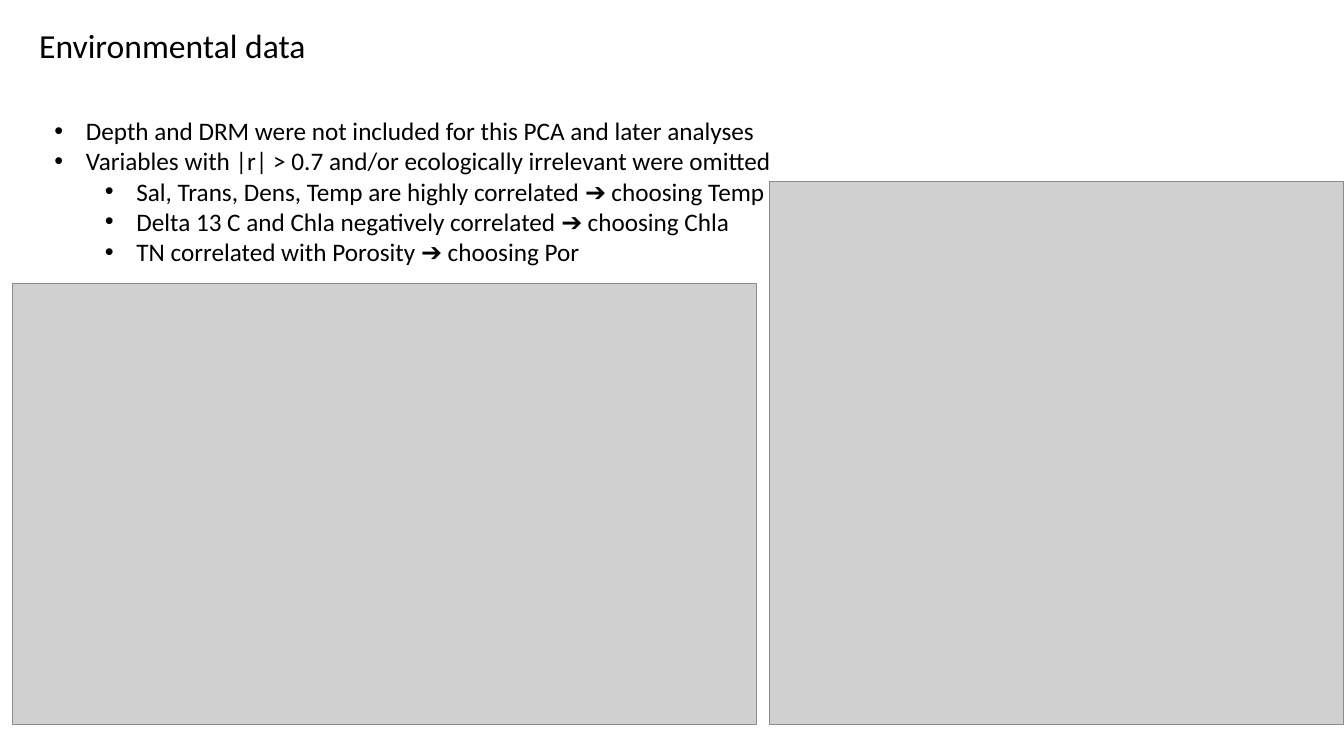
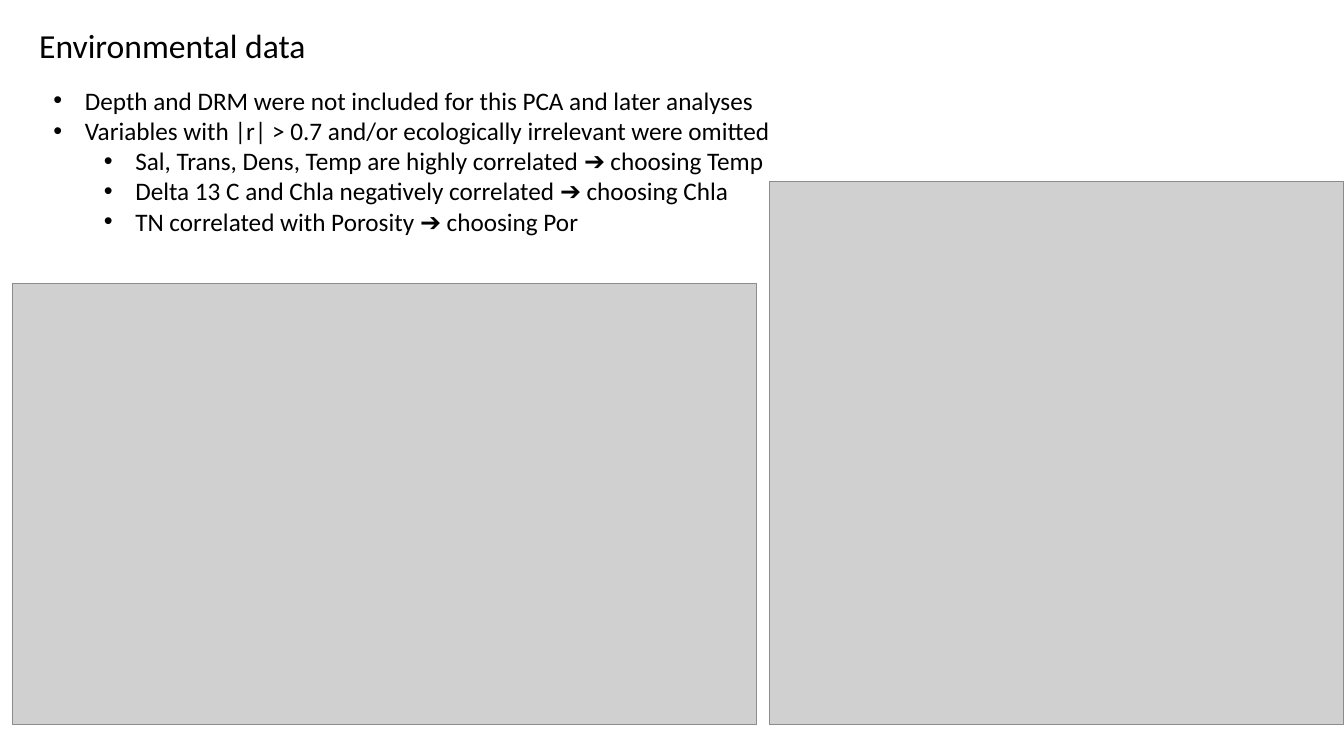
Before and after one commit to chenyenting1998/GRS, a slide deck: slide 1 of ppt/meeting slide.pptx (slide 2 before the commit). Drawn at 1344x756 pixels with LibreOffice and Linux fonts; fonts in the diff are those of the drawing; grey boxes stand for pictures. Boxes give left, top, right and bottom in pixels: in the first picture for what was removed or moved away, otherwise in the second. Text is boxed around its words. In the diff, an @@ line names an element or a change of style, - is before the commit and + after.

```diff
--- a/ppt/meeting slide.pptx
+++ b/ppt/meeting slide.pptx
@@ text "Depth and DRM were not ..." moved from (x1=86, y1=122, x2=770, y2=266) to (x1=85, y1=92, x2=769, y2=236) @@
```
Also in this commit, not shown: 3 other slides changed, 4 slides added, 5 slides removed, 4 other files.
